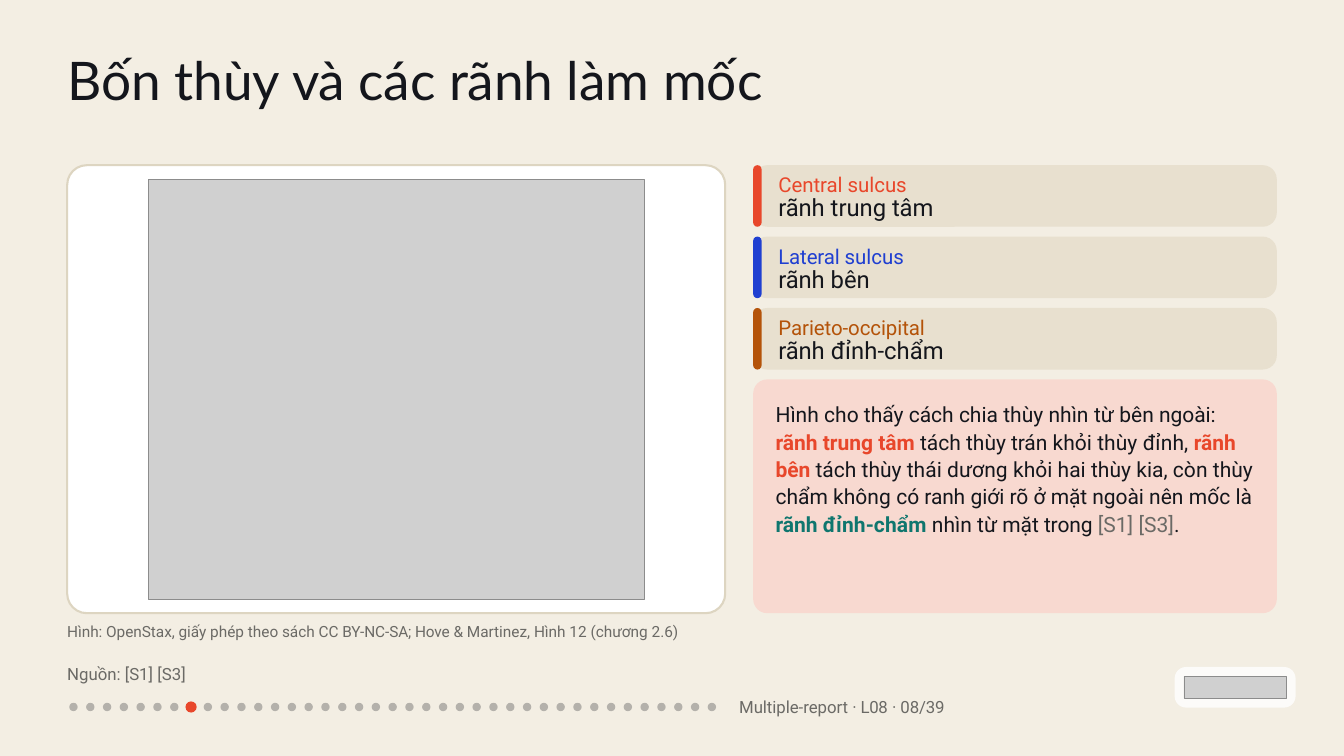
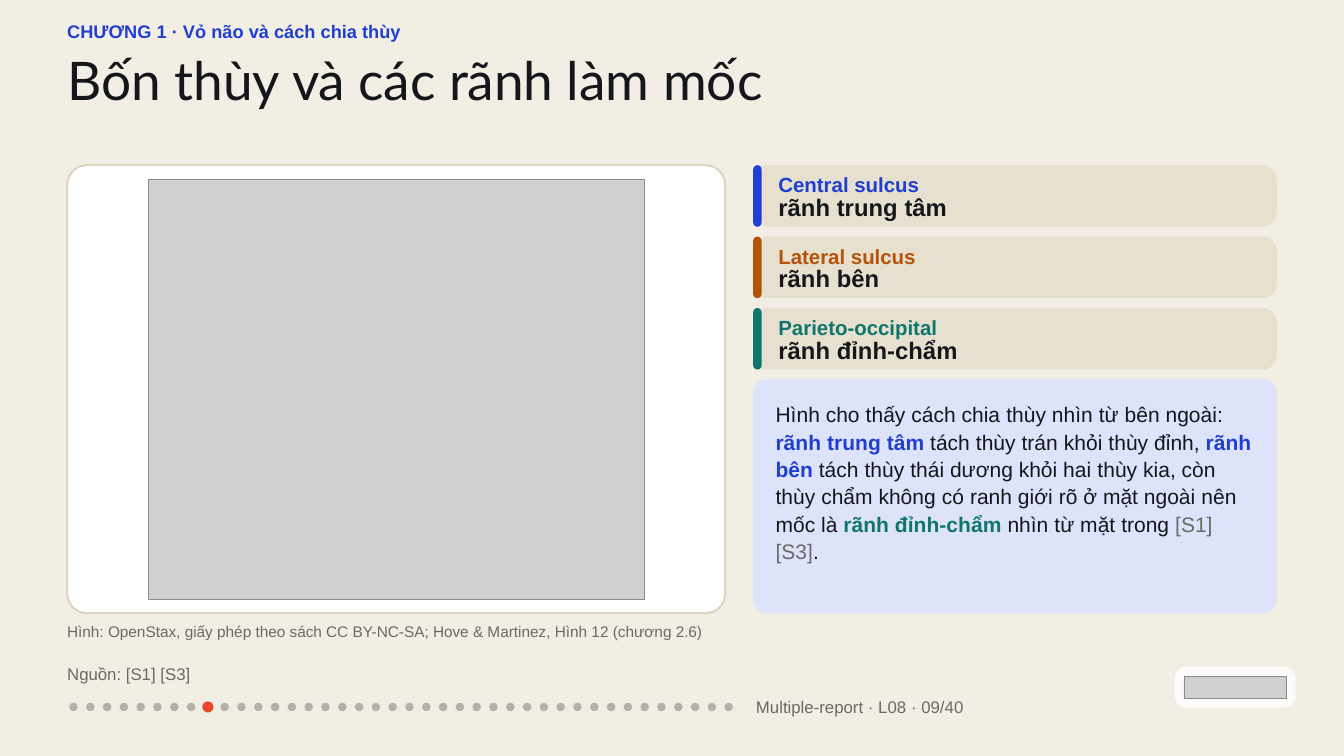
Before and after one commit to vohoailinh90/Multiple-report, a slide deck: slide 9 of lessons/L08/L08.pptx (slide 8 before the commit). Drawn at 1344x756 pixels with LibreOffice and Linux fonts; fonts in the diff are those of the drawing; grey boxes stand for pictures. Boxes give left, top, right and bottom in pixels: in the first picture for what was removed or moved away, otherwise in the second. Text is boxed around its words. In the diff, an @@ line names an element or a change of style, - is before the commit and + after.

```diff
--- a/lessons/L08/L08.pptx
+++ b/lessons/L08/L08.pptx
@@ text added at [67, 24, 400, 42], 19.5 pt, text #1F3FD1, bold @@
+CHƯƠNG 1 · Vỏ não và cách chia thùy
@@ rounded rectangle: place and size @@
-rounded rectangle at [753, 237, 761, 298]
+rounded rectangle at [753, 165, 761, 227]
@@ rounded rectangle removed at [753, 165, 761, 227] @@
@@ text "Central sulcus" at [778, 177, 919, 192]: font Roboto to Arial, text colour #E8472B to #1F3FD1, bold on; letter spacing -0.1 to 0 pt in "Central" @@
@@ text "rãnh trung tâm" at [778, 198, 947, 221]: font Roboto to Arial, bold on; letter spacing -0.2 to 0 pt in "rãnh"; letter spacing -0.1 to 0 pt in "tâm" @@
@@ rounded rectangle: place and size @@
-rounded rectangle at [753, 308, 761, 370]
+rounded rectangle at [753, 237, 761, 298]
@@ text "Lateral sulcus" at [778, 249, 916, 264]: font Roboto to Arial, text colour #1F3FD1 to #B45309, bold on; letter spacing -0.1 to 0 pt in "Lateral" @@
@@ text "rãnh bên" at [778, 269, 879, 288]: font Roboto to Arial, bold on; letter spacing -0.2 to 0 pt in "rãnh" @@
@@ rounded rectangle added at [753, 308, 761, 370], fill #0F766E @@
@@ text "Parieto-occipital" at [778, 320, 937, 340]: font Roboto to Arial, text colour #B45309 to #0F766E, letter spacing -0.1 to 0 pt, bold on @@
@@ text "rãnh đỉnh-chẩm" at [778, 340, 958, 360]: font Roboto to Arial, bold on; letter spacing -0.2 to 0 pt in "rãnh"; letter spacing 0.1 to 0 pt in "đỉnh-chẩm" @@
@@ rounded rectangle at [753, 380, 1277, 614]: fill #F8D9D0 to #DDE3FA @@
@@ text "Hình cho thấy cách chia ..." at [776, 406, 1252, 563]: font Roboto to Arial; text colour #E8472B to #1F3FD1 in "rãnh trung tâm rãnh bên"; letter spacing -0.1 to 0 pt in "thấy ngoài: rãnh tách rãnh tách mặt ..."; letter spacing -0.2 to 0 pt in "trán ranh trong"; letter spacing 0.1 to 0 pt in "đỉnh, dương có ở đỉnh-chẩm [S3]."; letter spacing -0.3 to 0 pt in "rõ" @@
@@ text "Hình: OpenStax, giấy phép theo ..." at [67, 625, 702, 640]: font Roboto to Arial; letter spacing -0.1 to 0 pt in "BY-NC-SA; Hove"; letter spacing 0 to -0.1 pt in "2.6)" @@
@@ text "Nguồn: [S1] [S3]" at [67, 667, 190, 684]: font Roboto to Arial @@
@@ ellipse: place and size @@
-ellipse at [204, 703, 212, 711]
+ellipse at [187, 703, 195, 711]
@@ ellipse: place and size @@
-ellipse at [185, 702, 197, 713]
+ellipse at [202, 702, 214, 713]
@@ ellipse added at [724, 703, 732, 711], fill #14161C at 28% opacity @@
@@ text at [756, 701, 963, 717]: text changed; font Roboto to Arial @@
-Multiple-report · L08 · 08/39
+Multiple-report · L08 · 09/40
```
Also in this commit, not shown: 38 other slides changed, 1 slide added, 1 other file.
